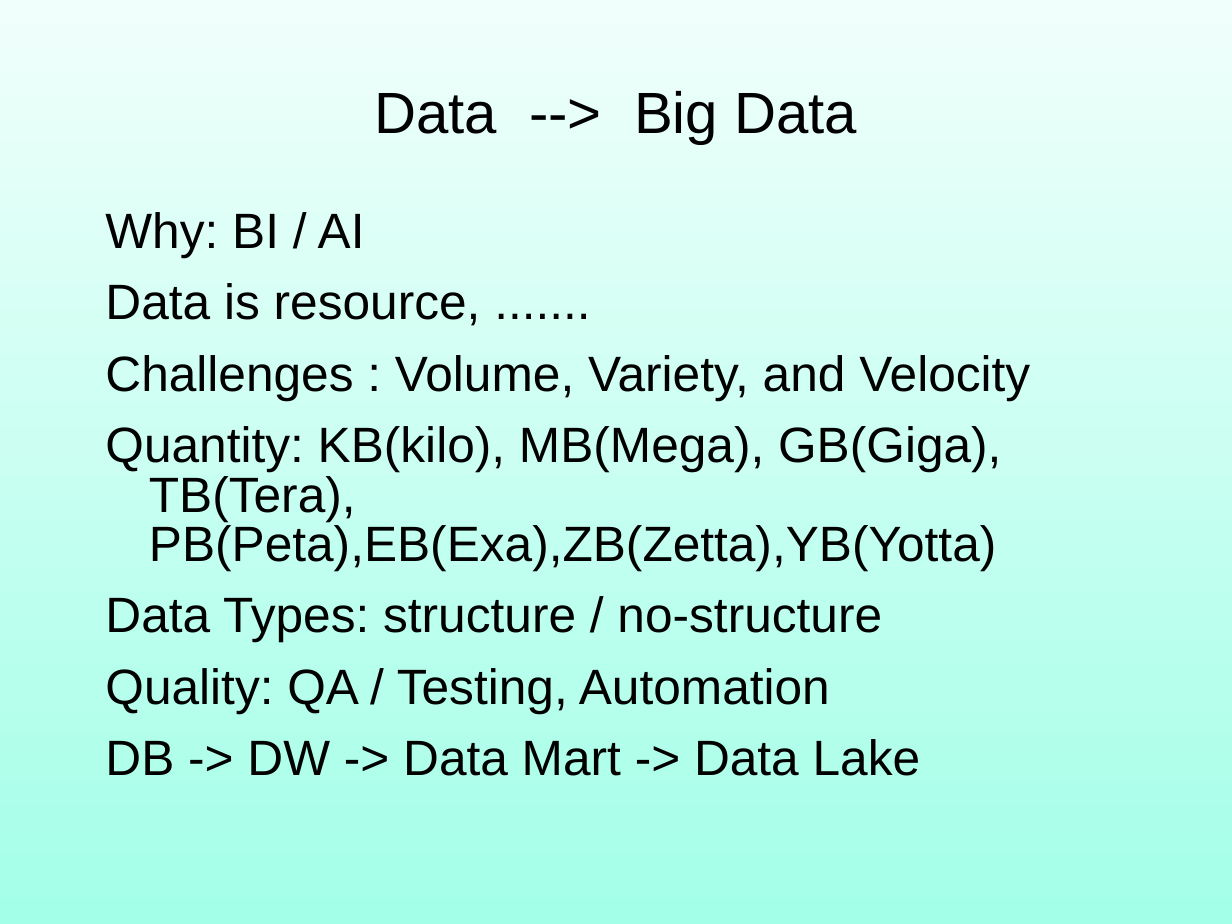
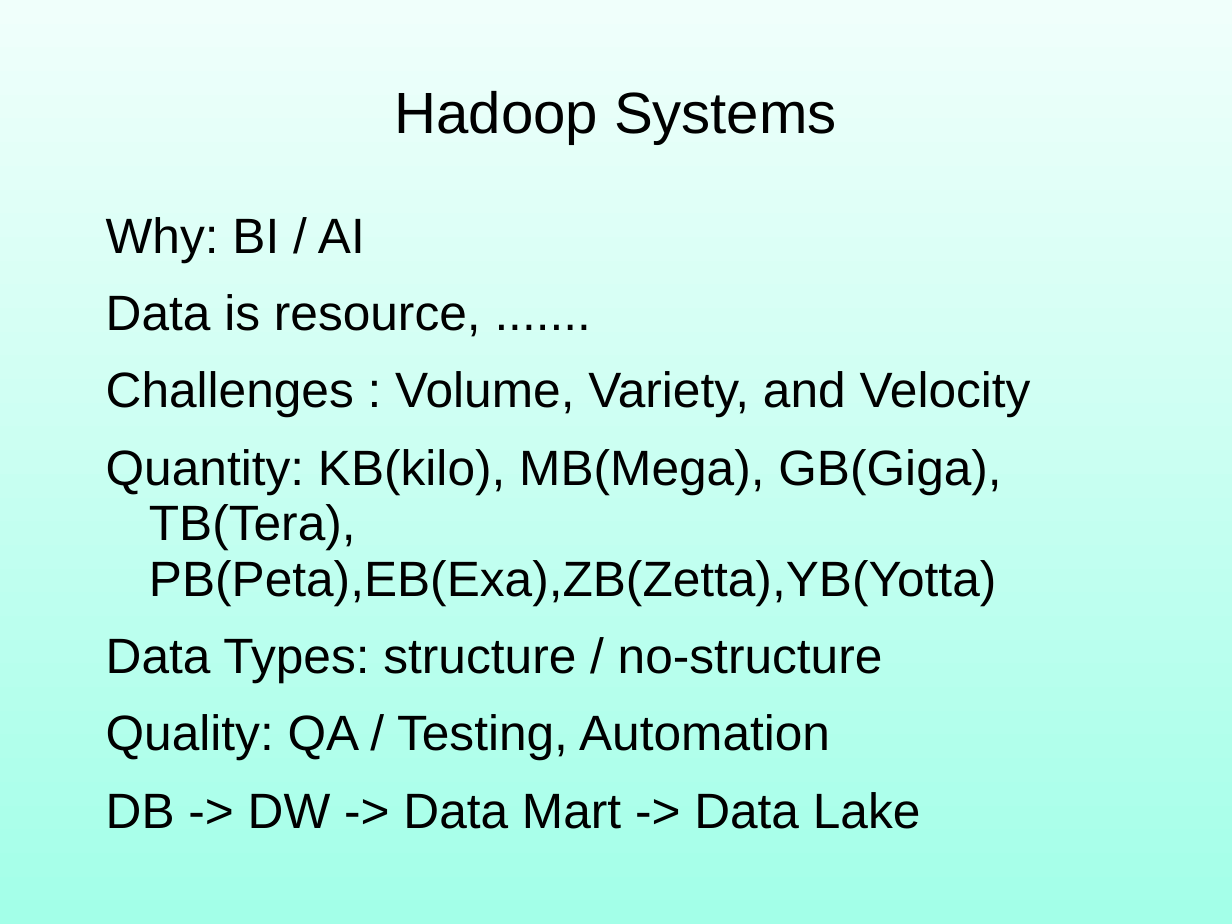
Before and after one commit to robin3795/Data, a slide deck: slide 7 of 2018_1.ppt (slide 5 before the commit). Drawn at 1232x924 pixels with LibreOffice and Linux fonts; fonts in the diff are those of the drawing. Boxes give left, top, right and bottom in pixels: in the first picture for what was removed or moved away, otherwise in the second. Text is boxed around its words. In the diff, an @@ line names an element or a change of style, - is before the commit and + after.

```diff
--- a/2018_1.ppt
+++ b/2018_1.ppt
@@ text at <box>395,91,837,144</box>: text changed @@
-Data --> Big Data
+Hadoop Systems
@@ text "Why: BI / AI" at <box>106,217,1031,829</box>: line spacing 0.83 to 0.93 @@
```
Also in this commit, not shown: 8 other slides changed, 2 slides added.
